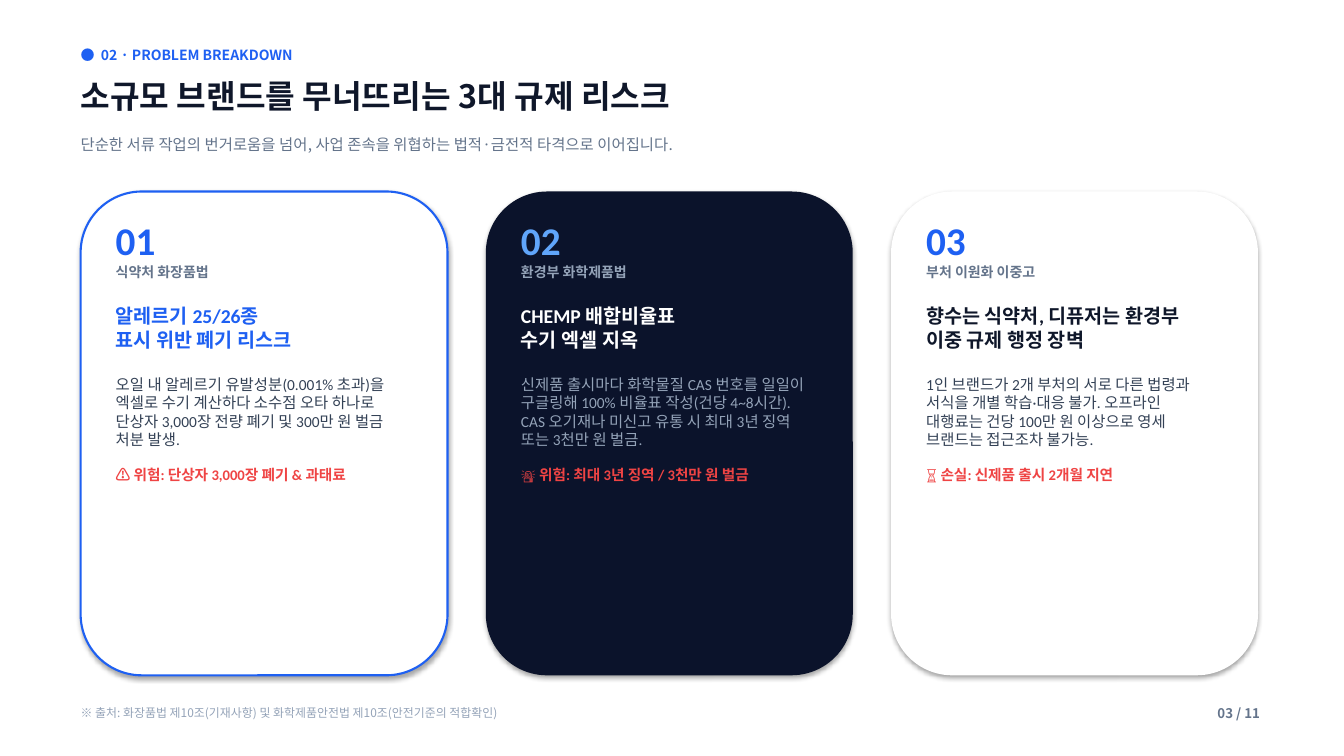
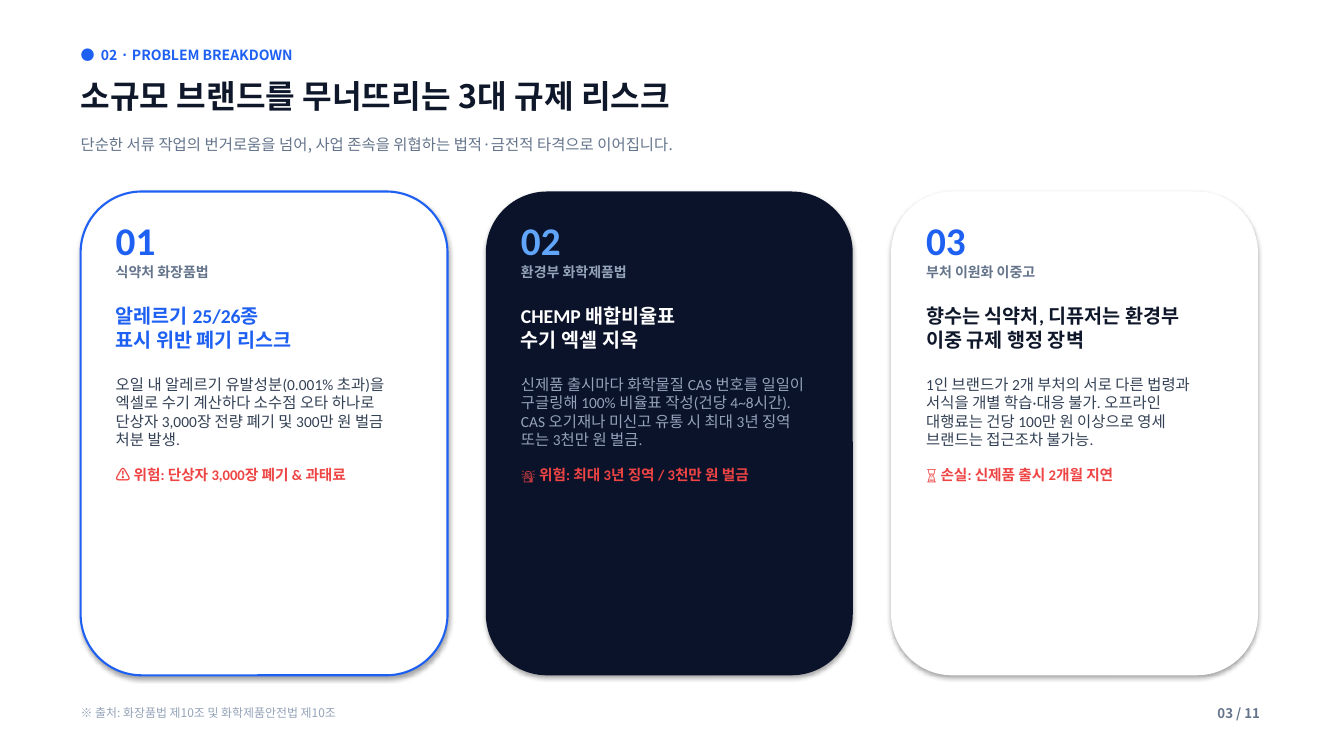
Before and after one commit to lita-lilith16/formu-landing, a slide deck: slide 3 of public/formu_pitch_deck.pptx. Drawn at 1344x756 pixels with LibreOffice and Linux fonts; fonts in the diff are those of the drawing. Boxes give left, top, right and bottom in pixels: in the first picture for what was removed or moved away, otherwise in the second. Text is boxed around its words. In the diff, an @@ line names an element or a change of style, - is before the commit and + after.

```diff
--- a/public/formu_pitch_deck.pptx
+++ b/public/formu_pitch_deck.pptx
@@ text at (95, 707, 336, 718): text changed @@
-※ 출처: 화장품법 제10조(기재사항) 및 화학제품안전법 제10조(안전기준의 적합확인)
+※ 출처: 화장품법 제10조 및 화학제품안전법 제10조
```
Also in this commit, not shown: 4 other slides changed, 9 other files.
